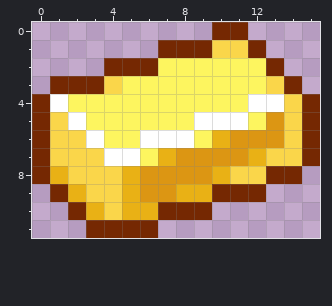
File history of a pixel-art sprite, assets/images/levels/2.png. That is the earlier state.
The file is 16x12 pixels.
After:
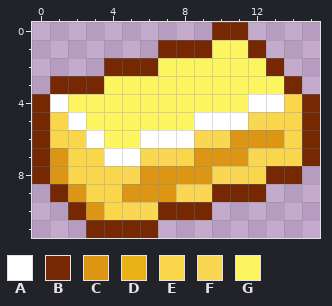
Palette (. is transparent): A #ffffff  B #752802  C #dc9613  D #e9b115  E #fad64a  F #fad752  G #fdf55f
Message: easier gold
From old to new:
y 1: x 10..11 EE -> GG
y 3: x 4 E -> G; x 13 E -> G
y 5: x 12..13 GC -> FE
y 6: x 9..10 GD -> FF
y 7: x 1 E -> C; x 6..8 GDC -> FFE; x 12 D -> F
y 8: x 1 D -> C; x 5 D -> F; x 10..11 DE -> FF
y 9: x 2 D -> C; x 5 D -> C; x 8..9 DD -> FF
y 10: x 3 D -> C; x 5..6 DD -> FF
Boxes around the changes in both pictures, in picture pixels (x1, y1, x2, y2):
changed: (50, 40, 284, 220)
